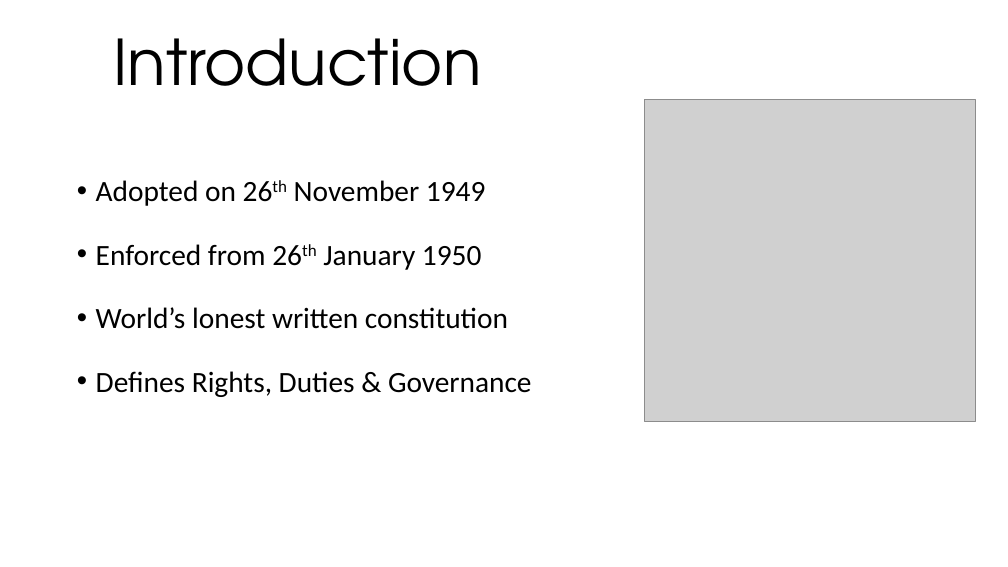
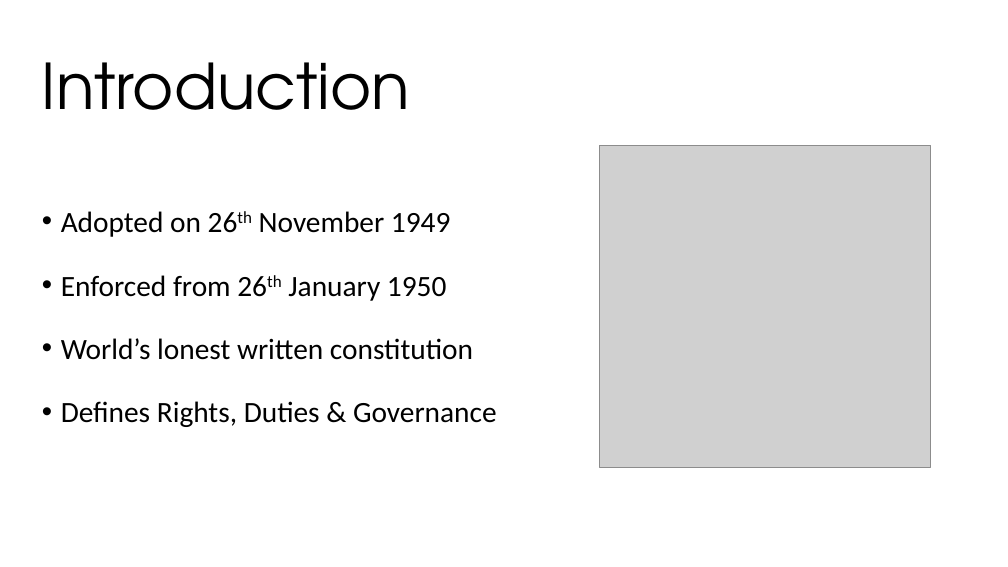
Before and after one commit to ParthHaker/ppt, a slide deck: slide 2 of The Constitution of India.pptx. Drawn at 1008x567 pixels with LibreOffice and Linux fonts; fonts in the diff are those of the drawing; grey boxes stand for pictures; background and template pictures are left out. Boxes give left, top, right and bottom in pixels: in the first picture for what was removed or moved away, otherwise in the second. Text is boxed around its words. In the diff, an @@ line names an element or a change of style, - is before the commit and + after.

```diff
--- a/The Constitution of India.pptx
+++ b/The Constitution of India.pptx
@@ title "Introduction": place and size @@
-title "Introduction" at box(113, 38, 481, 86)
+title "Introduction" at box(42, 62, 410, 110)
@@ picture: place and size @@
-picture at box(644, 100, 975, 422)
+picture at box(600, 145, 931, 467)
@@ text "Adopted on 26th November 1949": place and size @@
-text "Adopted on 26th November 1949" at box(96, 180, 532, 397)
+text "Adopted on 26th November 1949" at box(61, 211, 497, 427)
```
Also in this commit, not shown: 6 other slides changed.
